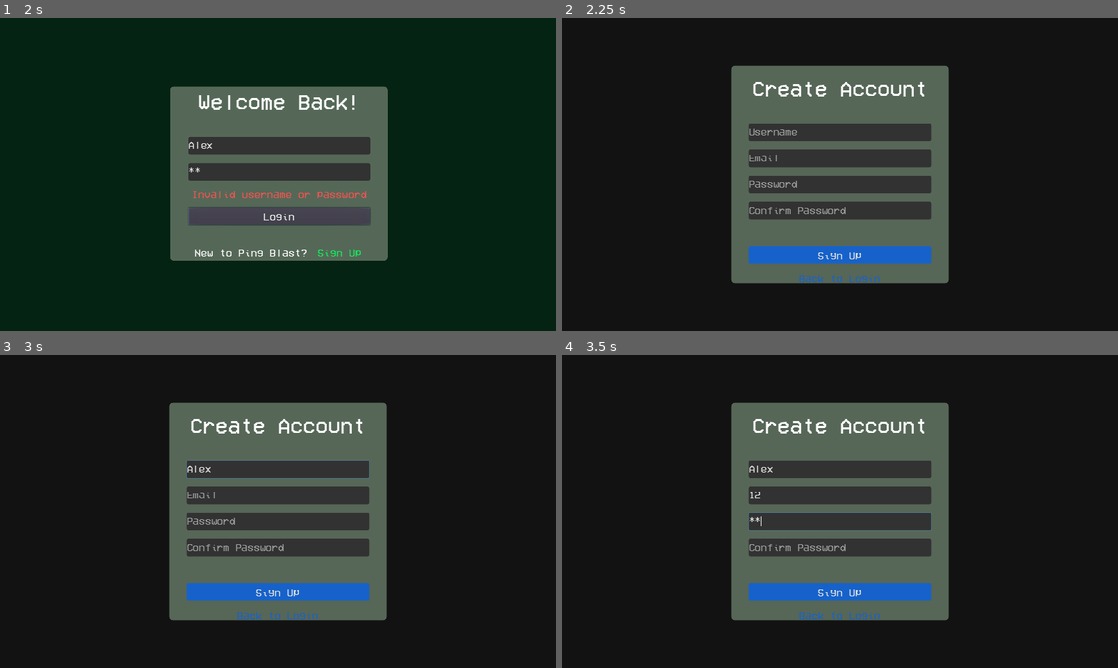
Above: before the commit, frames 1-4 (two rows, left to right).
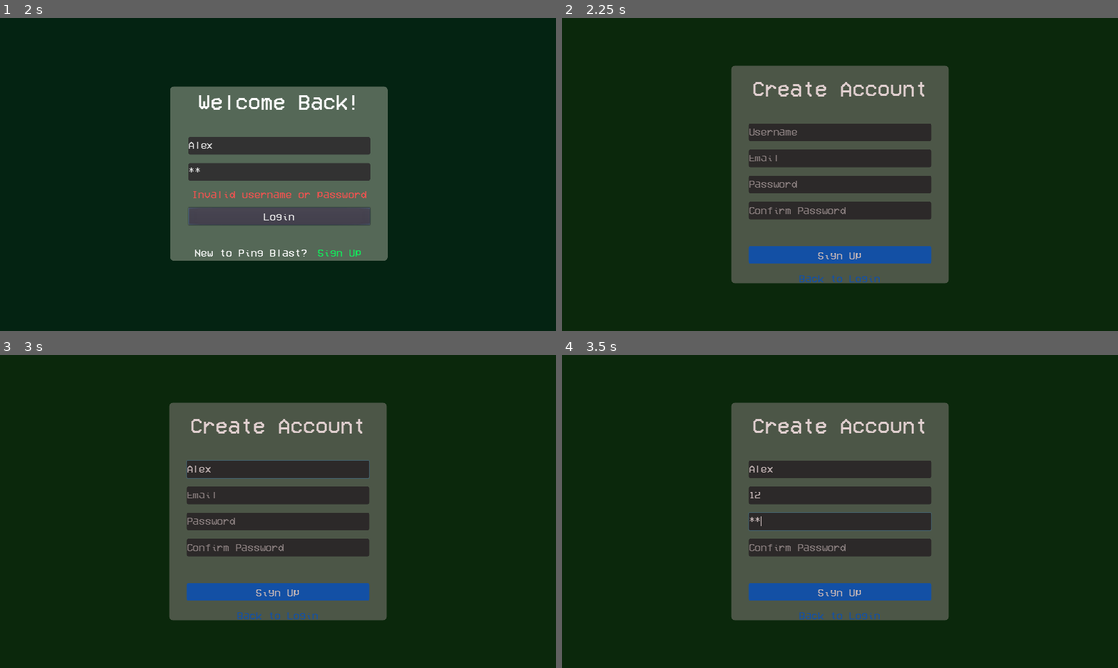
Above: after the commit, the same moments.

Repository: ungabdaniela/ping-blast-master
Game: Godot game, scene res://scenes/Login.tscn
Same seed, same stepped clock (60 frames per second), same inputs: the game is played once before the commit and once after it.
Inputs (mouse positions are in pixels of both pictures, inside the frame that each line leads up to):
- Up to frame 1 (2 s): click (278, 146) at 0.52 s; type "Alex" at 0.6 s; click (278, 171) at 0.75 s; type "12" at 0.83 s; click "Login" at 1.25 s
- Up to frame 2 (2.25 s): click "Sign Up" at 2 s
- Up to frame 3 (3 s): click (278, 470) at 2.77 s; type "Alex" at 2.85 s
- Up to frame 4 (3.5 s): click (840, 495) at 3 s; type "12" at 3.08 s; click (840, 520) at 3.23 s; type "12" at 3.32 s

Frame 1 is identical in both runs. In frame 2, 2.6% of the frame differs, in the area x 33-67%, y 20-85%; in frame 3, 2.7%; in frame 4, 2.7%.

Commit message:
FINAL FOR PRESENTATION

Diff:
--- a/scenes/Ball.tscn
+++ b/scenes/Ball.tscn
@@ -45,9 +45,6 @@
 custom_fonts/font = SubResource( 3 )
 text = "##"
 align = 1
-__meta__ = {
-"_edit_use_anchors_": false
-}
 
 [node name="Bounce" type="AudioStreamPlayer2D" parent="."]
 stream = ExtResource( 3 )
--- a/scenes/Game.tscn
+++ b/scenes/Game.tscn
@@ -2,7 +2,7 @@
 
 [ext_resource path="res://scenes/Player.tscn" type="PackedScene" id=1]
 [ext_resource path="res://scenes/Ball.tscn" type="PackedScene" id=2]
-[ext_resource path="res://assets/backgrounds/bricks.png" type="Texture" id=3]
+[ext_resource path="res://scenes/green-space-1aepv6a766y7otik.jpg" type="Texture" id=3]
 [ext_resource path="res://assets/fonts/vcr.ttf" type="DynamicFontData" id=4]
 [ext_resource path="res://scripts/Game.gd" type="Script" id=5]
 [ext_resource path="res://scripts/HUD.gd" type="Script" id=6]
--- a/scenes/Game_tate.tscn
+++ b/scenes/Game_tate.tscn
@@ -2,7 +2,7 @@
 
 [ext_resource path="res://scenes/Player.tscn" type="PackedScene" id=1]
 [ext_resource path="res://scenes/Ball.tscn" type="PackedScene" id=2]
-[ext_resource path="res://assets/backgrounds/bricks.png" type="Texture" id=3]
+[ext_resource path="res://scenes/green-space-1aepv6a766y7otik.jpg" type="Texture" id=3]
 [ext_resource path="res://assets/fonts/vcr.ttf" type="DynamicFontData" id=4]
 [ext_resource path="res://scripts/Game.gd" type="Script" id=5]
 [ext_resource path="res://scripts/HUD.gd" type="Script" id=6]
--- a/scenes/Leaderboard.tscn
+++ b/scenes/Leaderboard.tscn
@@ -4,7 +4,7 @@
 [ext_resource path="res://scripts/Leaderboard.gd" type="Script" id=2]
 
 [sub_resource type="StyleBoxFlat" id=1]
-bg_color = Color( 0.129412, 0.129412, 0.129412, 0.921569 )
+bg_color = Color( 0.32549, 0.407843, 0.32549, 0.921569 )
 corner_radius_top_left = 8
 corner_radius_top_right = 8
 corner_radius_bottom_right = 8
@@ -33,7 +33,7 @@
 [node name="Background" type="ColorRect" parent="."]
 anchor_right = 1.0
 anchor_bottom = 1.0
-color = Color( 0.0705882, 0.0705882, 0.0705882, 1 )
+color = Color( 0.0431373, 0.156863, 0.0470588, 1 )
 
 [node name="CenterContainer" type="CenterContainer" parent="."]
 anchor_right = 1.0
--- a/scenes/LocalLeaderboard.tscn
+++ b/scenes/LocalLeaderboard.tscn
@@ -1,10 +1,12 @@
-[gd_scene load_steps=7 format=2]
+[gd_scene load_steps=8 format=2]
 
 [ext_resource path="res://assets/fonts/vcr.ttf" type="DynamicFontData" id=1]
 [ext_resource path="res://scripts/LocalLeaderboard.gd" type="Script" id=2]
 
+[sub_resource type="Theme" id=5]
+
 [sub_resource type="StyleBoxFlat" id=1]
-bg_color = Color( 0.129412, 0.129412, 0.129412, 0.921569 )
+bg_color = Color( 0.427451, 0.533333, 0.427451, 0.921569 )
 corner_radius_top_left = 8
 corner_radius_top_right = 8
 corner_radius_bottom_right = 8
@@ -33,18 +35,20 @@
 [node name="Background" type="ColorRect" parent="."]
 anchor_right = 1.0
 anchor_bottom = 1.0
-color = Color( 0.0705882, 0.0705882, 0.0705882, 1 )
+color = Color( 0.0431373, 0.156863, 0.0470588, 1 )
 
 [node name="CenterContainer" type="CenterContainer" parent="."]
 anchor_right = 1.0
 anchor_bottom = 1.0
 
 [node name="Panel" type="Panel" parent="CenterContainer"]
+self_modulate = Color( 0.278431, 0.364706, 0.286275, 1 )
 margin_left = 340.0
 margin_top = 110.0
 margin_right = 940.0
 margin_bottom = 610.0
 rect_min_size = Vector2( 600, 500 )
+theme = SubResource( 5 )
 custom_styles/panel = SubResource( 1 )
 
 [node name="VBoxContainer" type="VBoxContainer" parent="CenterContainer/Panel"]
--- a/scenes/MainMenu.tscn
+++ b/scenes/MainMenu.tscn
@@ -37,9 +37,11 @@
 script = ExtResource( 2 )
 
 [node name="ColorRect" type="ColorRect" parent="."]
+show_behind_parent = true
 anchor_right = 1.0
 anchor_bottom = 1.0
-color = Color( 0.870588, 0.345098, 0.0627451, 1 )
+rect_rotation = -360.0
+color = Color( 0.0431373, 0.156863, 0.0470588, 1 )
 
 [node name="GameTitle" type="Label" parent="."]
 anchor_left = 0.5
@@ -57,7 +59,8 @@
 anchor_top = 1.0
 anchor_right = 1.0
 anchor_bottom = 1.0
-margin_top = -57.0
+margin_top = -60.0
+margin_bottom = 5.0
 custom_fonts/font = SubResource( 2 )
 text = "Daniela Ungab"
 align = 1
@@ -68,9 +71,9 @@
 anchor_right = 0.5
 anchor_bottom = 0.5
 margin_left = -184.0
-margin_top = 170.5
-margin_right = -72.0
-margin_bottom = 213.5
+margin_top = 171.0
+margin_right = -67.0
+margin_bottom = 227.0
 custom_fonts/font = SubResource( 4 )
 text = "Top:"
 align = 1
@@ -113,8 +116,9 @@
 [node name="TateButton" type="Button" parent="."]
 anchor_top = 1.0
 anchor_bottom = 1.0
-margin_top = -35.0
+margin_top = -39.0
 margin_right = 335.0
+margin_bottom = -4.0
 custom_fonts/font = SubResource( 6 )
 custom_styles/focus = SubResource( 7 )
 toggle_mode = true
--- a/scenes/Settings.tscn
+++ b/scenes/Settings.tscn
@@ -20,7 +20,7 @@
 [node name="ColorRect" type="ColorRect" parent="."]
 anchor_right = 1.0
 anchor_bottom = 1.0
-color = Color( 0, 0, 0, 1 )
+color = Color( 0.105882, 0.188235, 0.121569, 1 )
 __meta__ = {
 "_edit_use_anchors_": false
 }
@@ -30,10 +30,10 @@
 anchor_top = 0.5
 anchor_right = 0.5
 anchor_bottom = 0.5
-margin_left = -172.0
-margin_top = -116.0
-margin_right = 172.0
-margin_bottom = -76.0
+margin_left = -214.0
+margin_top = -177.0
+margin_right = 204.0
+margin_bottom = -93.0
 align = 1
 max_length = 16
 placeholder_text = "SETTINGS_NICKNAME"
--- a/scenes/SignUp.tscn
+++ b/scenes/SignUp.tscn
@@ -40,9 +40,11 @@
 [node name="Background" type="ColorRect" parent="."]
 anchor_right = 1.0
 anchor_bottom = 1.0
-color = Color( 0.0705882, 0.0705882, 0.0705882, 1 )
+color = Color( 0.0431373, 0.156863, 0.0470588, 1 )
 
 [node name="CenterContainer" type="CenterContainer" parent="."]
+modulate = Color( 0.882353, 0.815686, 0.815686, 1 )
+self_modulate = Color( 0.231373, 0.309804, 0.215686, 1 )
 anchor_right = 1.0
 anchor_bottom = 1.0
 
--- /dev/null
+++ b/scripts/DebugChallenges.gd
@@ -0,0 +1,49 @@
+extends Node
+
+func _ready():
+    print("=== Daily Challenges Debug Tool ===")
+
+    # Check if DailyChallengeManager is in AutoLoad
+    var manager = get_node("/root/DailyChallengeManager")
+    if manager:
+        print("✅ DailyChallengeManager found in AutoLoad")
+    else:
+        print("❌ DailyChallengeManager NOT found in AutoLoad")
+        print("   Go to Project → Project Settings → AutoLoad")
+        print("   Add DailyChallengeManager with path: res://scripts/DailyChallengeManager.gd")
+        return
+
+    # Check challenge templates
+    var templates = ChallengeData.get_challenge_templates()
+    print("✅ Challenge templates loaded: ", templates.size())
+
+    # Check active challenges
+    var challenges = manager.get_active_challenges()
+    print("✅ Active challenges: ", challenges.size())
+
+    if challenges.size() == 0:
+        print("🔄 Generating new challenges...")
+        manager.generate_daily_challenges()
+        challenges = manager.get_active_challenges()
+        print("✅ New challenges generated: ", challenges.size())
+
+    # List all active challenges
+    print("\n=== Active Challenges ===")
+    for challenge in challenges:
+        print("📋 ", challenge.title)
+        print("   Type: ", ChallengeData.get_challenge_type_name(challenge.type))
+        print("   Progress: ", challenge.current_progress, "/", challenge.target_value)
+        print("   Completed: ", challenge.is_completed)
+        print("   Claimed: ", challenge.is_claimed)
+        print("")
+
+func _input(event):
+    if event.is_action_pressed("ui_accept"):
+        # Test challenge completion
+        var manager = get_node("/root/DailyChallengeManager")
+        if manager:
+            for challenge in manager.get_active_challenges():
+                if not challenge.is_completed:
+                    manager.complete_challenge(challenge.id)
+                    print("✅ Completed challenge: ", challenge.title)
+                    break
--- a/scripts/Global.gd
+++ b/scripts/Global.gd
@@ -1,8 +1,8 @@
 extends Node
 
 var highscore = 0 #Record
-var bg_changed
-var bg_path
-var leaderboard_enabled
+var bg_changed = false
+var bg_path = ""
+var leaderboard_enabled = false
 var player_name = "Anonymous"
 var tate_mode
Not shown, added: scenes/green-space-1aepv6a766y7otik.jpg.import
Binary file added: scenes/login green.jpg
Not shown, added: scenes/login green.jpg.import
Binary file removed: scenes/pexels-eberhardgross-1287142.jpg
Not shown, removed: scenes/pexels-eberhardgross-1287142.jpg.import
Not shown, added: DAILY_CHALLENGES_TROUBLESHOOTING.md
Not shown, added: scenes/Computer+BIOS.pdf
